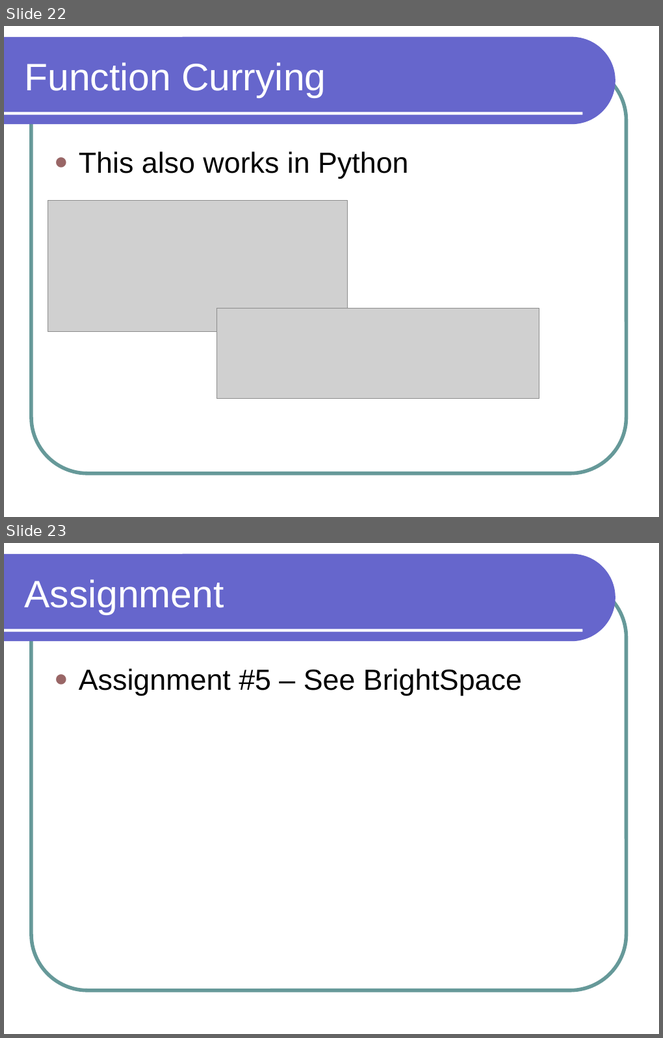
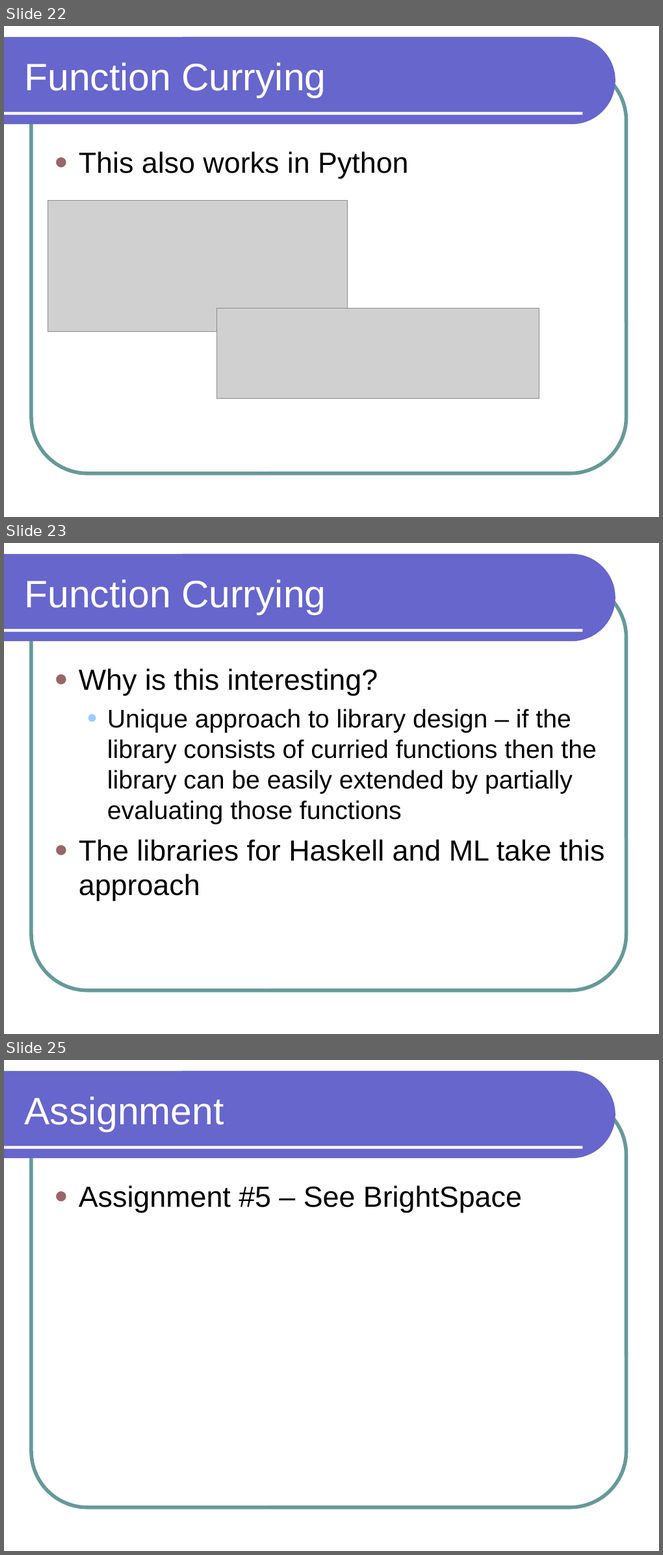
Before and after one commit to lutzhamel/CSC301, a slide deck: notes/csc301-ln014.ppt. Shown one above the other, each under a label of ours: slides 22 and 23 before the commit, slides 22, 23 and 25 after it; the slides between them are not shown. The pictures are 663x1038 and 663x1555 pixels, drawn with LibreOffice and Linux fonts; fonts in the diff are those of the drawing; grey boxes stand for pictures. Boxes give left, top, right and bottom in pixels: in the first picture for what was removed or moved away, otherwise in the second. Text is boxed around its words. In the diff, an @@ line names an element or a change of style, - is before the commit and + after.

```diff
--- a/notes/csc301-ln014.ppt
+++ b/notes/csc301-ln014.ppt
@@ slide 23 added at (4, 543, 659, 1034), background #FFFFFF; not listed: 3 template elements that a slide beside it also shows @@
@@ title added at (25, 579, 326, 615), 42 pt, text #FFFFFF @@
+Function Currying
@@ text added at (79, 668, 605, 901), 28 pt, text #000000 @@
+● Why is this interesting?
+  ● Unique approach to library design – if the library consists of curried functions then the library can be easily extended by partially evaluating those functions
+● The libraries for Haskell and ML take this approach
@@ what was slide 23 is now slide 25 @@
```
Also in this commit, not shown: 1 other slide added, 1 other file.
